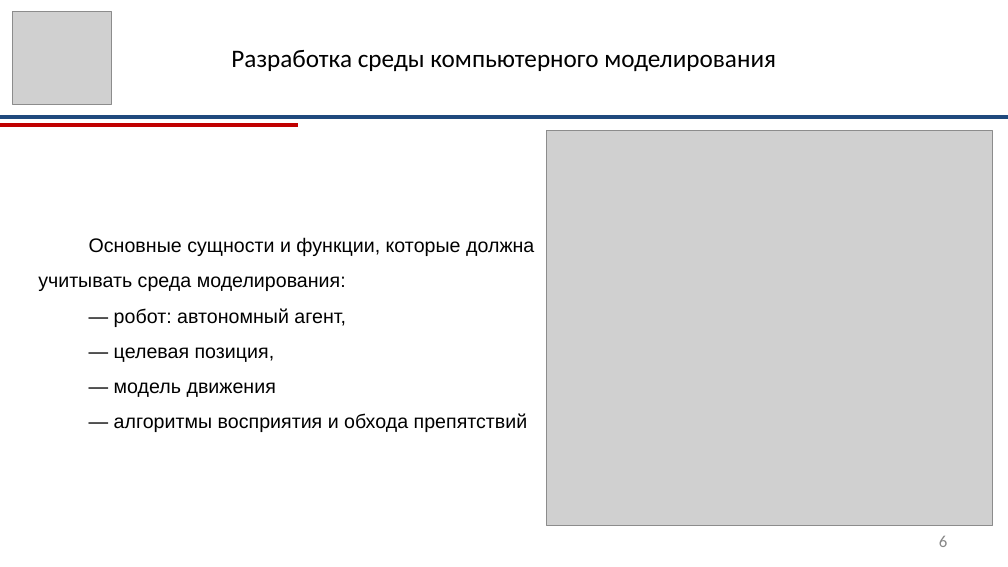
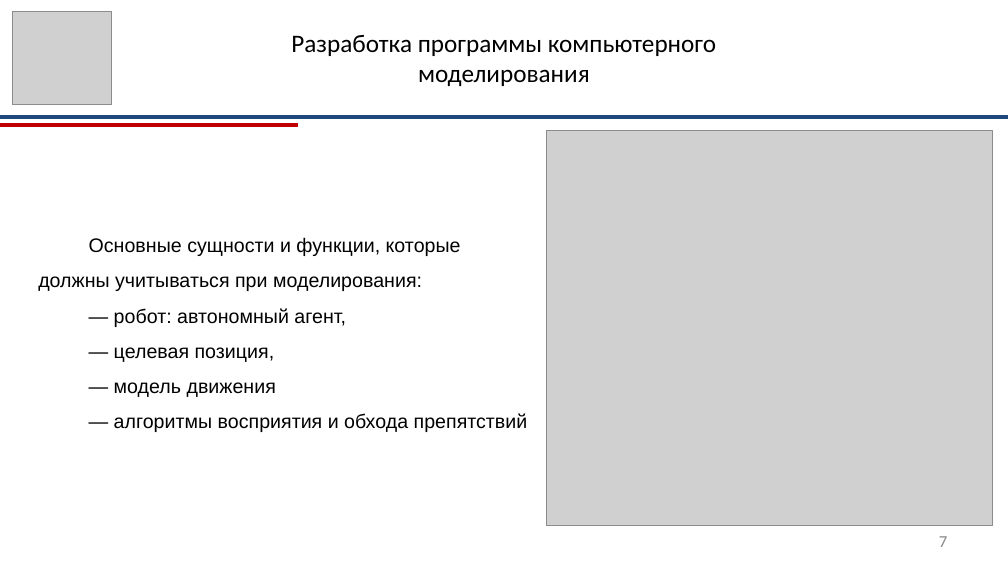
Before and after one commit to RazorvinAndrey/robot_vkr_razorvin, a slide deck: slide 7 of arhive/ВКР_Разорвин_презентация.pptx (slide 6 before the commit). Drawn at 1008x567 pixels with LibreOffice and Linux fonts; fonts in the diff are those of the drawing; grey boxes stand for pictures. Boxes give left, top, right and bottom in pixels: in the first picture for what was removed or moved away, otherwise in the second. Text is boxed around its words. In the diff, an @@ line names an element or a change of style, - is before the commit and + after.

```diff
--- a/arhive/ВКР_Разорвин_презентация.pptx
+++ b/arhive/ВКР_Разорвин_презентация.pptx
@@ text at box(291, 35, 716, 86): text changed @@
-Разработка среды компьютерного моделирования
+Разработка программы компьютерного моделирования
@@ text at box(38, 237, 461, 291): text changed @@
-Основные сущности и функции, которые должна учитывать среда моделирования:
+Основные сущности и функции, которые должны учитываться при моделирования:
@@ page number at box(939, 536, 947, 547): text changed @@
-6
+7
```
Also in this commit, not shown: 4 other slides changed, 4 slides added, 4 slides removed, 8 other files.
